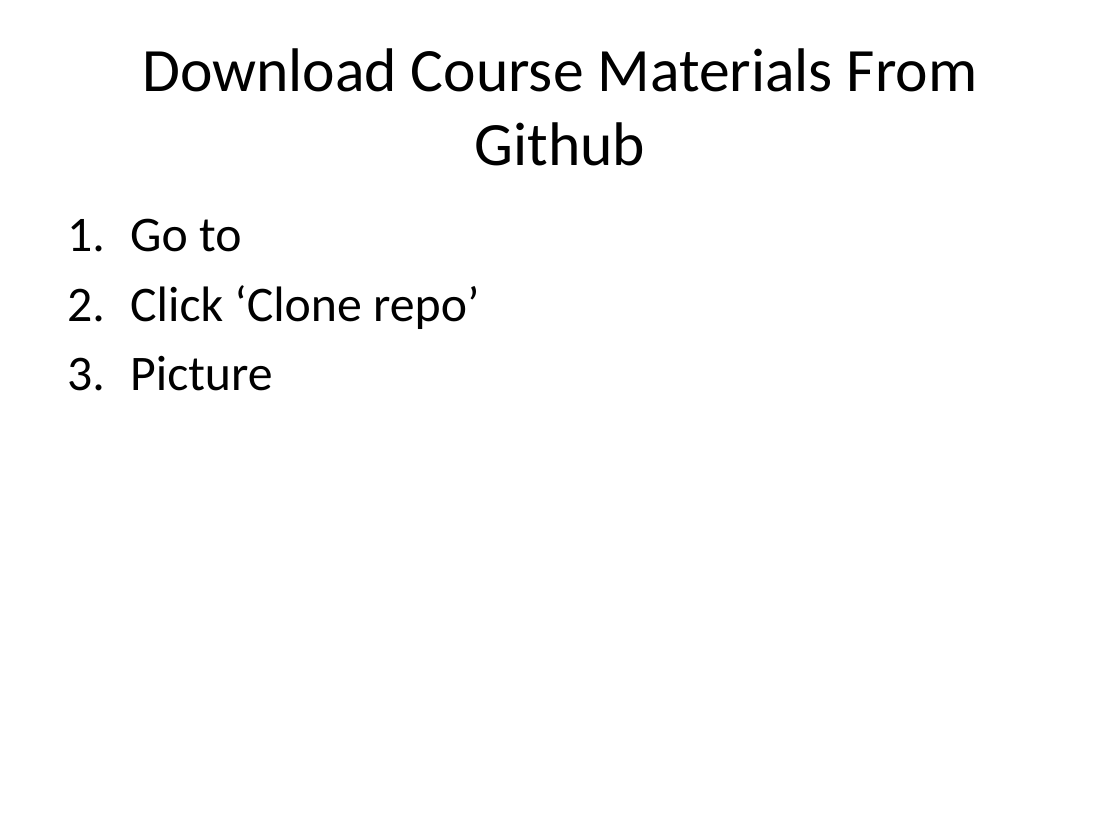
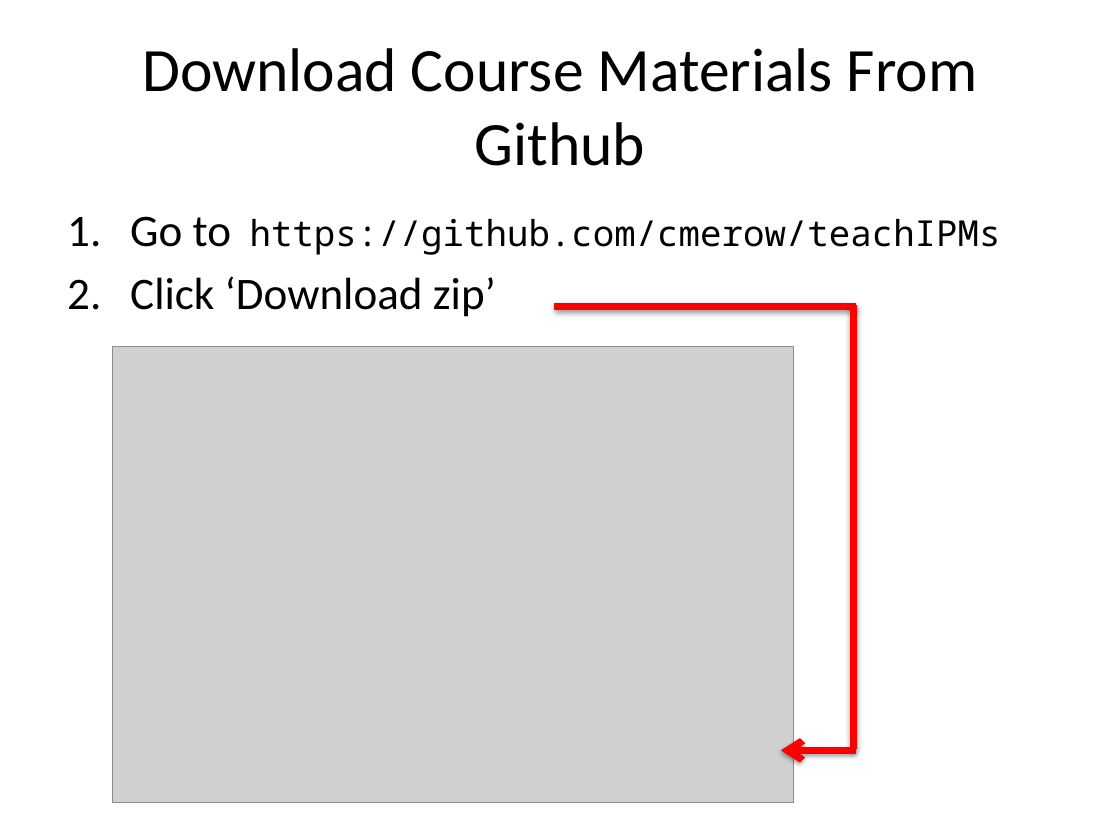
Before and after one commit to cmerow/teachIPMs, a slide deck: slide 2 of General_Course_Intro_Materials.pptx. Drawn at 1120x840 pixels with LibreOffice and Linux fonts; fonts in the diff are those of the drawing; grey boxes stand for pictures. Boxes give left, top, right and bottom in pixels: in the first picture for what was removed or moved away, otherwise in the second. Text is boxed around its words. In the diff, an @@ line names an element or a change of style, - is before the commit and + after.

Commit message:
presentation updates

```diff
--- a/General_Course_Intro_Materials.pptx
+++ b/General_Course_Intro_Materials.pptx
@@ text at (x1=130, y1=216, x2=1001, y2=317): text changed; size 32 to 23 pt; font Calibri to Noto Sans Mono @@
-1. Go to
-2. Click ‘Clone repo’
-3. Picture
+1. Go to https://github.com/cmerow/teachIPMs
+2. Click ‘Download zip’
@@ line added from (554, 307) to (857, 307), #FF0000 4.5 pt @@
@@ line added from (853, 305) to (853, 749), #FF0000 4.5 pt @@
@@ picture added at (x1=112, y1=347, x2=793, y2=803) @@
@@ arrow added from (857, 750) to (781, 750), #FF0000 4.5 pt @@
```
Also in this commit, not shown: 1 slide added, 1 other file.
